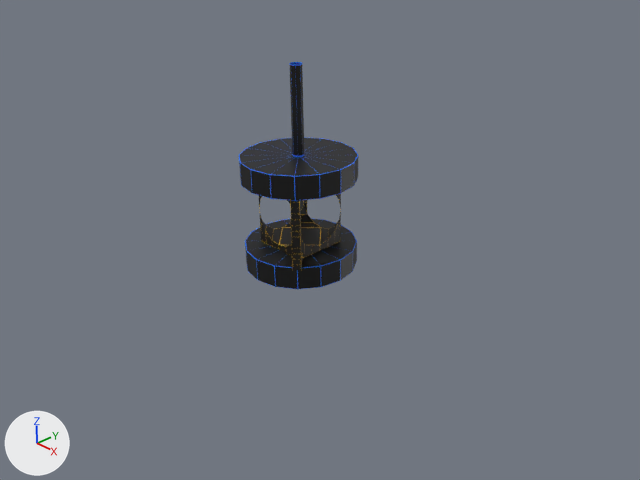
Two versions of the Blender file marble/data/Blast/mirror.blend, one commit apart.
Before and after are seen from the file's camera 'Camera'. Arrows for +X, +Y and +Z are at lower left; the lights stay in place.

Script lines for the objects in view, before the commit:
```python
me_cylinder = bpy.data.meshes.new('Cylinder')
me_cylinder.from_pydata(...)  # a 16-sided cylinder along z spanning x -1.0..1.0, y -1.0..1.0, z -0.2..0.2
me_cylinder.materials.append(mat_struct_png)  # picture img_struct_png
me_cylinder_001 = bpy.data.meshes.new('Cylinder.001')
me_cylinder_001.from_pydata(...)  # a 16-sided cylinder along z spanning x -1.0..1.0, y -1.0..1.0, z -0.2..0.2
me_cylinder_001.materials.append(mat_struct_png)  # picture img_struct_png
me_tube = bpy.data.meshes.new('Tube')
me_tube.from_pydata(...)  # 124 vertices, 132 faces; spans x -0.5..0.5, y -0.6..0.6, z -0.5..0.5
me_tube.materials.append(mat_bell_png)  # picture img_bell_png
me_tube_001 = bpy.data.meshes.new('Tube.001')
me_tube_001.from_pydata(...)  # 16 vertices, 8 faces; spans x -0.1..0.1, y -0.1..0.1, z -1.0..0.5
me_tube_001.materials.append(mat_struct_png)  # picture img_struct_png
ob_cylinder = bpy.data.objects.new('Cylinder', me_cylinder)
ob_cylinder.location = (0.0, 0.0, 0.2)
ob_cylinder_001 = bpy.data.objects.new('Cylinder.001', me_cylinder_001)
ob_cylinder_001.location = (0.0, 0.0, 1.8)
ob_tube = bpy.data.objects.new('Tube', me_tube)
ob_tube.location = (0.0, 0.0, 1.0)
ob_tube.rotation_euler = (1.571, 0.0, 0.0)  # degrees (90, 0, 0)
ob_tube_001 = bpy.data.objects.new('Tube.001', me_tube_001)
ob_tube_001.location = (0.0, 0.0, 3.0)
```
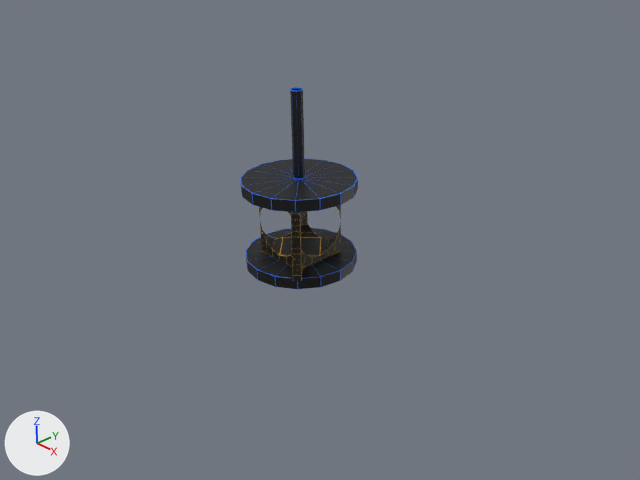
Where the newer file only moved an object's origin or applied its transform, the numbers keep the older frame.

The change, as JSON lines over the scene's bpy script:
```json
{"block": "me_cylinder_001", "where": "me_cylinder_001.from_pydata(...)  # 34 vertices, 48 faces; spans x -1.0..1.0, y -1.0..1.0, z -0.2..0.2"}
{"block": "me_cylinder_001", "where": "# used by ob_cylinder_001; location = (0.0, 0.0, 1.8)"}
{"block": "me_cylinder_001", "change": "me_cylinder_001 part 1: the whole mesh is scaled about its middle by (1, 1, 0.5), then moved by (0.0, 0.0, -0.3)"}
{"block": "me_cylinder", "where": "me_cylinder.from_pydata(...)  # 34 vertices, 48 faces; spans x -1.0..1.0, y -1.0..1.0, z -0.2..0.2"}
{"block": "me_cylinder", "where": "# used by ob_cylinder; location = (0.0, 0.0, 0.2)"}
{"block": "me_cylinder", "change": "me_cylinder part 2: the whole mesh is scaled about its middle by (1, 1, 0.5), then moved by (0.0, 0.0, -0.1)"}
{"op": "set", "path": "ob_tube_001.location", "old": "(0.0, 0.0, 3.0)", "new": "(0.0, 0.0, 2.6)"}
{"op": "set", "path": "ob_tube.location", "old": "(0.0, 0.0, 1.0)", "new": "(0.0, 0.0, 0.8)"}
```

Changed parts and their boxes [x1, y1, x2, y2] in the pictures (640 x 480 px):
```json
{"object": "Cylinder.001", "change": "mesh rescaled", "before": [239, 137, 359, 201], "after": [240, 158, 358, 212], "on screen": "15% shorter"}
{"object": "Cylinder", "change": "mesh rescaled", "before": [245, 218, 357, 289], "after": [246, 228, 357, 289], "on screen": "14% shorter"}
{"object": "Tube", "change": "moved", "before": [258, 194, 341, 258], "after": [259, 205, 341, 268]}
{"object": "Tube.001", "change": "moved", "before": [289, 62, 304, 157], "after": [290, 87, 305, 180]}
```
